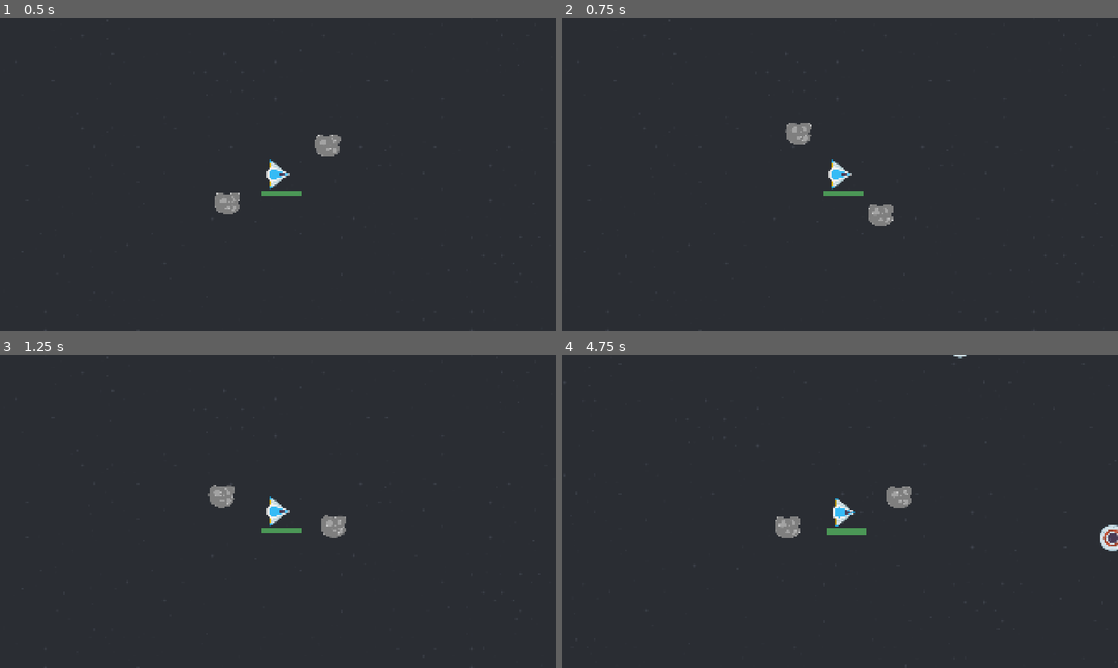
Above: before the commit, frames 1-4 (two rows, left to right).
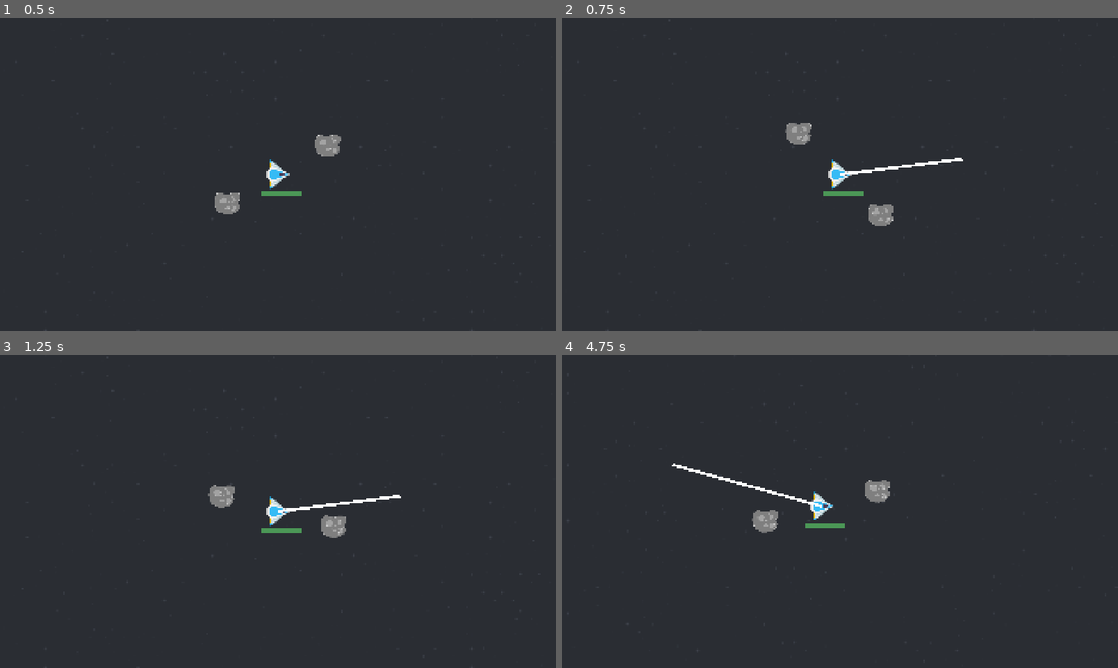
Above: after the commit, the same moments.

Repository: two-sticks-and-a-rock/space-arcade
Game: Godot game, scene res://scenes/main.tscn
The game is run twice, just before and just after one commit, with the same random seed, the same clock (stepped at 60 frames per second) and the same inputs.
Inputs (mouse positions are in pixels of both pictures, inside the frame that each line leads up to):
- Up to frame 1 (0.5 s): no input
- Up to frame 2 (0.75 s): move the mouse to (962, 158) at 0.52 s; press the mouse at (962, 158) at 0.53 s
- Up to frame 3 (1.25 s): no input
- Up to frame 4 (4.75 s): move the mouse to (728, 527) at 1.27 s; release the mouse at (728, 527) at 1.28 s; click (728, 527) at 1.35 s; move the mouse to (895, 442) at 2.02 s; press the mouse at (895, 442) at 2.03 s; move the mouse to (812, 574) at 2.77 s; release the mouse at (812, 574) at 2.78 s; click (812, 574) at 2.85 s; move the mouse to (1006, 558) at 3.52 s; press the mouse at (1006, 558) at 3.53 s; move the mouse to (673, 464) at 4.27 s; release the mouse at (673, 464) at 4.28 s; click (673, 464) at 4.35 s

Frame 1 is identical in both runs. In frame 2, 0.2% of the frame differs, in the area x 50-73%, y 44-51%; in frame 3, 0.2%; in frame 4, 2.2%, in the area x 19-100%, y 0-63%.

Commit message:
Always visible line

Diff:
--- a/scenes/player/slingshot.gd
+++ b/scenes/player/slingshot.gd
@@ -2,7 +2,6 @@
 
 @onready var player = get_parent() as StaticBody2D
 
-var start_vector := Vector2.ZERO
 var end_vector := Vector2.ZERO
 
 func handle_speed(slingshot_vector: Vector2):
@@ -11,19 +10,12 @@
 
 func _input(_event: InputEvent) -> void:
 	if Input.is_action_just_pressed("click"):
-		clear_points()
-		start_vector = get_global_mouse_position()
-		end_vector = start_vector
-	if Input.is_action_pressed("click"):
 		end_vector = get_global_mouse_position()
-		clear_points()
+	if Input.is_action_just_released("click"):
+		var slingshot_vector = end_vector
+		handle_speed(slingshot_vector)
 
-		var visible_start_vector = to_local(player.global_position)
-		var visible_end_vector = to_local(player.global_position + (start_vector - end_vector))
-		add_point(visible_start_vector, 0)
-		add_point(visible_end_vector, 1)
-
-	if Input.is_action_just_released("click"):
-		clear_points()
-		var slingshot_vector = start_vector - end_vector
-		handle_speed(slingshot_vector)
+func _physics_process(_delta):
+	clear_points()
+	add_point(Vector2.ZERO, 0)
+	add_point(get_global_mouse_position(), 1)
